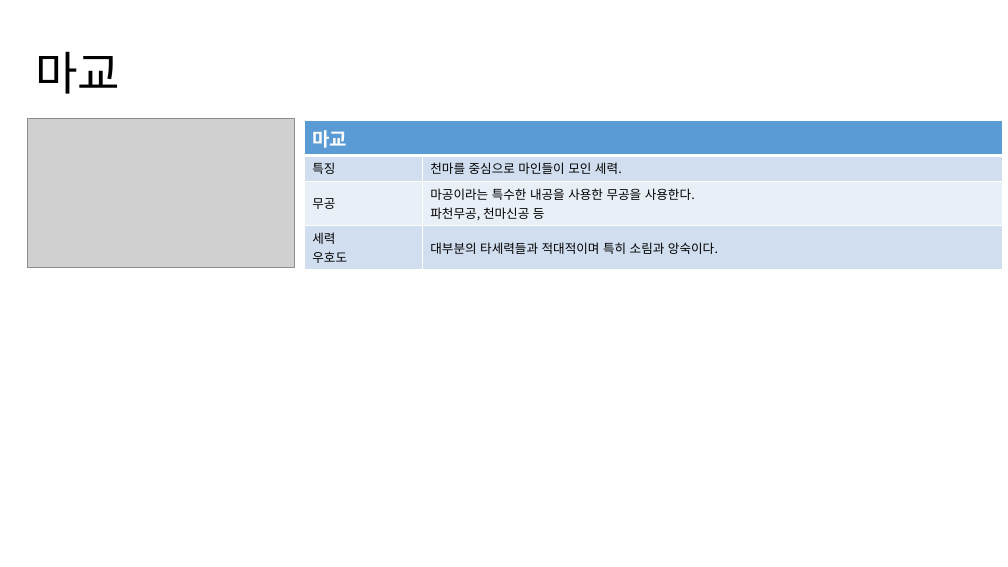
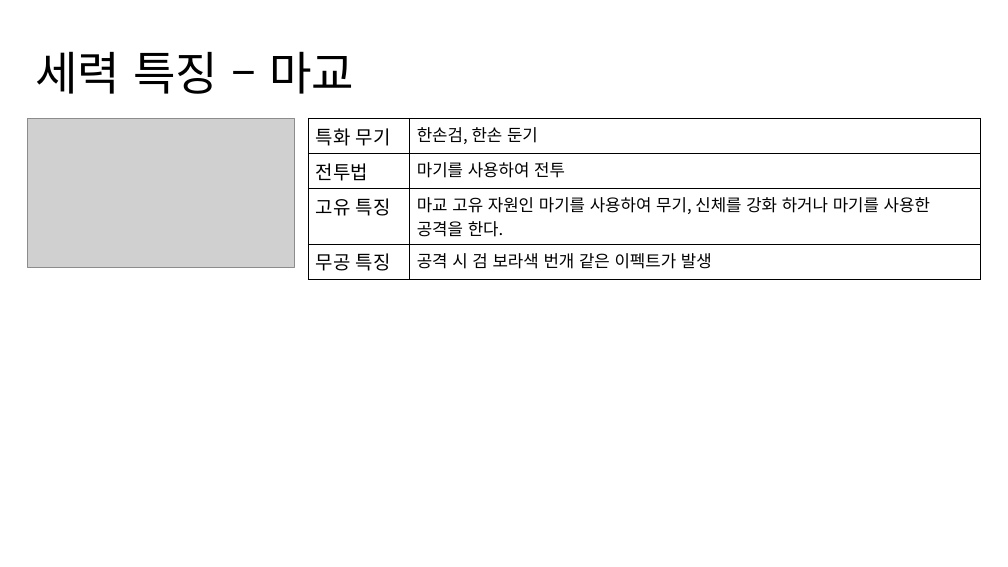
Before and after one commit to yjk0401/unityenginebasic_9th, a slide deck: slide 12 of 기획/세력 기획서.pptx (slide 13 before the commit). Drawn at 1008x567 pixels with LibreOffice and Linux fonts; fonts in the diff are those of the drawing; grey boxes stand for pictures. Boxes give left, top, right and bottom in pixels: in the first picture for what was removed or moved away, otherwise in the second. Text is boxed around its words. In the diff, an @@ line names an element or a change of style, - is before the commit and + after.

```diff
--- a/기획/세력 기획서.pptx
+++ b/기획/세력 기획서.pptx
@@ title at [35, 51, 354, 94]: text changed @@
-마교
+세력 특징 – 마교
@@ table at [309, 119, 981, 275] @@
-row 1, column 1: 마교
+row 1, column 1: 특화 무기
-row 1, column 2: 
+row 1, column 2: 한손검, 한손 둔기
-row 2, column 1: 특징
+row 2, column 1: 전투법
-row 2, column 2: 천마를 중심으로 마인들이 모인 세력.
+row 2, column 2: 마기를 사용하여 전투
-row 3, column 1: 무공
+row 3, column 1: 고유 특징
-row 3, column 2: 마공이라는 특수한 내공을 사용한 무공을 사용한다. / 파천무공, 천마신공 등
+row 3, column 2: 마교 고유 자원인 마기를 사용하여 무기, 신체를 강화 하거나 마기를 사용한 공격을 한다.
-row 4, column 1: 세력 / 우호도
+row 4, column 1: 무공 특징
-row 4, column 2: 대부분의 타세력들과 적대적이며 특히 소림과 앙숙이다.
+row 4, column 2: 공격 시 검 보라색 번개 같은 이펙트가 발생
@@ fill #5B9BD5 to none in row 1, column 1 @@
@@ fill #D2DEEF to none in 4 cells @@
@@ fill #EAEFF7 to none in row 3 @@
@@ borders changed @@
@@ table: place and size @@
-table at [305, 120, 1003, 267]
+table at [309, 119, 981, 275]
```
Also in this commit, not shown: 15 other slides changed, 1 slide added, 2 slides removed, 5 other files.
